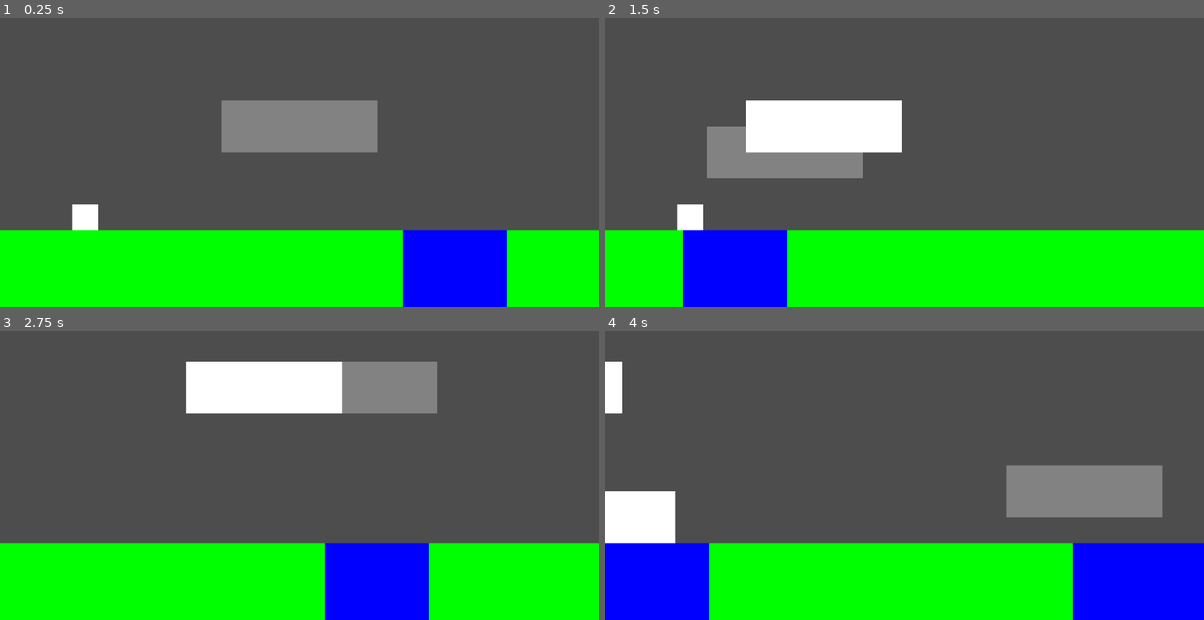
Above: before the commit, frames 1-4 (two rows, left to right).
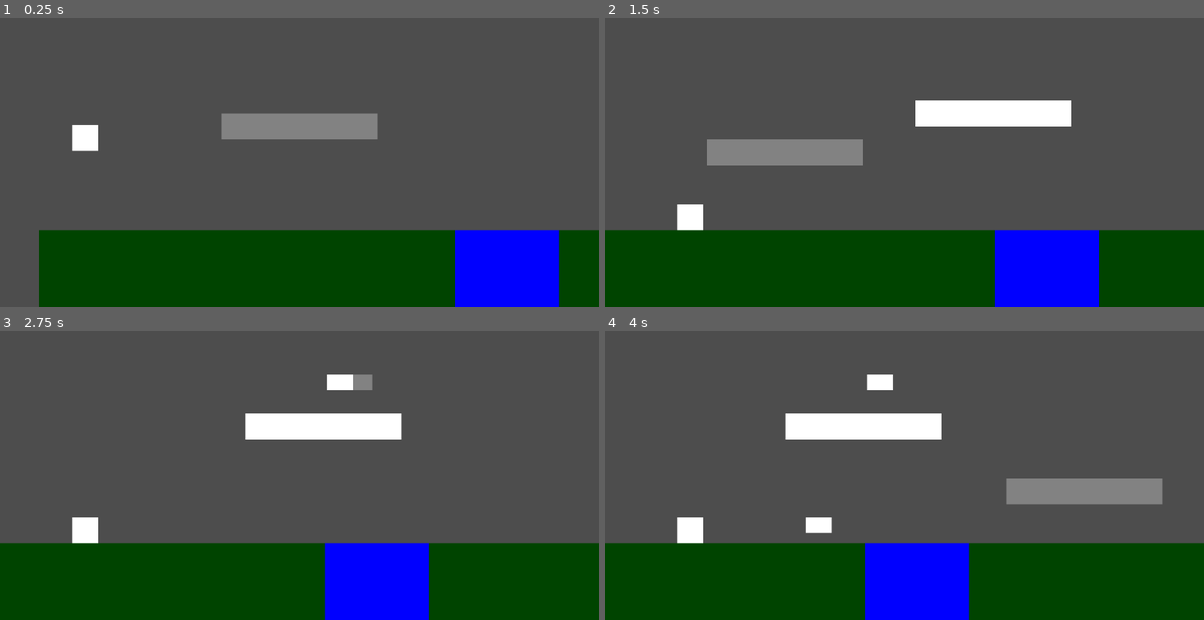
Above: after the commit, the same moments.

Repository: senseibobo/gmtk2023
Game: Godot game, scene res://game.tscn
Two runs of this game, one before a commit and one after it. Both use one fixed random seed, a clock stepped at 60 frames per second and the inputs below.
Inputs (mouse positions are in pixels of both pictures, inside the frame that each line leads up to):
- Up to frame 1 (0.25 s): no input
- Up to frame 2 (1.5 s): tap Enter (ui_accept) at 0.5 s; move the mouse to (1036, 122) at 0.52 s; hold D (select_regular_platform, bound only after the commit) 0.53-1.28 s; click (1036, 122) at 0.6 s; tap S (select_jump_platform, bound only after the commit) at 0.77, 1.07 s; move the mouse to (784, 156) at 1.27 s; tap D (select_regular_platform, bound only after the commit) at 1.35 s
- Up to frame 3 (2.75 s): tap S (select_jump_platform, bound only after the commit) at 1.52, 1.55, 1.82 s; move the mouse to (359, 377) at 2.02 s; hold S (select_jump_platform, bound only after the commit) from 2.03 s (still down); click (359, 377) at 2.3 s
- Up to frame 4 (4 s): move the mouse to (874, 518) at 2.77 s; release S (select_jump_platform, bound only after the commit) at 2.78 s; click (874, 518) at 2.85 s; tap S (select_jump_platform, bound only after the commit) at 3.02, 3.32, 3.77, 3.8 s; tap D (select_regular_platform, bound only after the commit) at 3.05 s; move the mouse to (1084, 501) at 3.52 s; hold D (select_regular_platform, bound only after the commit) from 3.53 s (still down)

The runs differ from the first frame. In frame 1, 28% of the frame differs, in the area x 0-100%, y 28-100%; in frame 2, 35%; in frame 3, 32%; in frame 4, 35%.

Commit message:
adding jump platform, ghost peace, keybinding
added jump platform
added ghost peace for jump platform
added selection between platforms (s - regular, d - jump platform)

Diff:
--- a/Game.gd
+++ b/Game.gd
@@ -5,19 +5,39 @@
 var water_counter: int = 0
 var next_water: int = 8
 var water_width: int = 3
+var current_platform_selected: int = 0 # 0 - regular platform | 1 - jumping platform
 
 func _ready():
 	move_step = 1300
-	Engine.time_scale *= 5
+	#Engine.time_scale *= 3
 
 func _process(delta):
-	var offset = fmod($Moving.global_position.x,100)
-	$ColorRect.global_position.x = -150+get_global_mouse_position().x#int(get_global_mouse_position().x+50)/100*100+offset
-	$ColorRect.global_position.y = int(get_global_mouse_position().y-25)/50*50
-	if Input.is_action_just_released("place_platform"):
-		var platform = preload("res://Platform.tscn").instantiate()
-		$Moving.add_child(platform)
-		platform.global_position = $ColorRect.global_position
+
+	if Input.is_action_pressed("select_regular_platform"): #d
+		current_platform_selected = 0
+		$ColorRect.set_size(Vector2(300,100))
+	else: if Input.is_action_pressed("select_jump_platform"): #s
+		current_platform_selected = 1
+		$ColorRect.set_size(Vector2(50,60)) # idk why this works
+
+	if current_platform_selected == 0:
+		var offset = fmod($Moving.global_position.x,100)
+		$ColorRect.global_position.x = -150+get_global_mouse_position().x#int(get_global_mouse_position().x+50)/100*100+offset
+		$ColorRect.global_position.y = int(get_global_mouse_position().y-25)/25*25
+		#var platform = preload("res://Platform.tscn").instantiate()
+		if Input.is_action_just_released("place_platform"):
+			var platform = preload("res://Platform.tscn").instantiate()
+			$Moving.add_child(platform)
+			platform.global_position = $ColorRect.global_position
+	else: if current_platform_selected == 1:
+		var offset = fmod($Moving.global_position.x,100)
+		$ColorRect.global_position.x = -25+get_global_mouse_position().x#int(get_global_mouse_position().x+50)/100*100+offset
+		$ColorRect.global_position.y = int(get_global_mouse_position().y)/25*25
+		#var platform = preload("res://Jump Platform.tscn").instantiate()
+		if Input.is_action_just_released("place_platform"):
+			var platform = preload("res://Jump Platform.tscn").instantiate()
+			$Moving.add_child(platform)
+			platform.global_position = $ColorRect.global_position
 
 	$Moving.global_position.x -= delta*speed
 	move_step += delta*speed
--- /dev/null
+++ b/Jump Platform.tscn
@@ -0,0 +1,15 @@
+[gd_scene load_steps=2 format=3 uid="uid://ce0wgbb4ru76f"]
+
+[sub_resource type="RectangleShape2D" id="RectangleShape2D_51dhp"]
+size = Vector2(20, 30)
+
+[node name="Jump Platform" type="StaticBody2D"]
+
+[node name="ColorRect" type="ColorRect" parent="."]
+offset_right = 50.0
+offset_bottom = 30.0
+
+[node name="CollisionShape2D" type="CollisionShape2D" parent="."]
+position = Vector2(25, 15)
+scale = Vector2(2.5, 1)
+shape = SubResource("RectangleShape2D_51dhp")
--- a/Platform.tscn
+++ b/Platform.tscn
@@ -8,7 +8,9 @@
 [node name="ColorRect" type="ColorRect" parent="."]
 offset_right = 300.0
 offset_bottom = 100.0
+scale = Vector2(1, 0.5)
 
 [node name="CollisionShape2D" type="CollisionShape2D" parent="."]
-position = Vector2(150, 50)
+position = Vector2(150, 25)
+scale = Vector2(1, 0.5)
 shape = SubResource("RectangleShape2D_03avx")
--- a/game.tscn
+++ b/game.tscn
@@ -11,6 +11,7 @@
 [node name="ColorRect" type="ColorRect" parent="."]
 offset_right = 300.0
 offset_bottom = 100.0
+scale = Vector2(1, 0.5)
 color = Color(1, 1, 1, 0.301961)
 
 [node name="Hero" parent="." instance=ExtResource("2_qt7xd")]
--- a/grass.tscn
+++ b/grass.tscn
@@ -8,7 +8,7 @@
 [node name="ColorRect" type="ColorRect" parent="."]
 offset_right = 105.0
 offset_bottom = 300.0
-color = Color(0, 1, 0, 1)
+color = Color(0, 0.266667, 0, 1)
 
 [node name="CollisionShape2D" type="CollisionShape2D" parent="."]
 position = Vector2(50, 150)
--- a/project.godot
+++ b/project.godot
@@ -22,6 +22,16 @@
 "events": [Object(InputEventMouseButton,"resource_local_to_scene":false,"resource_name":"","device":-1,"window_id":0,"a …(253 unchanged characters)…
 ]
 }
+select_regular_platform={
+"deadzone": 0.5,
+"events": [Object(InputEventKey,"resource_local_to_scene":false,"resource_name":"","device":-1,"window_id":0,"alt_pressed":false,"shift_pressed":false,"ctrl_pressed":false,"meta_pressed":false,"pressed":false,"keycode":0,"physical_keycode":68,"key_label":0,"unicode":100,"echo":false,"script":null)
+]
+}
+select_jump_platform={
+"deadzone": 0.5,
+"events": [Object(InputEventKey,"resource_local_to_scene":false,"resource_name":"","device":-1,"window_id":0,"alt_pressed":false,"shift_pressed":false,"ctrl_pressed":false,"meta_pressed":false,"pressed":false,"keycode":0,"physical_keycode":83,"key_label":0,"unicode":115,"echo":false,"script":null)
+]
+}
 
 [rendering]
 
